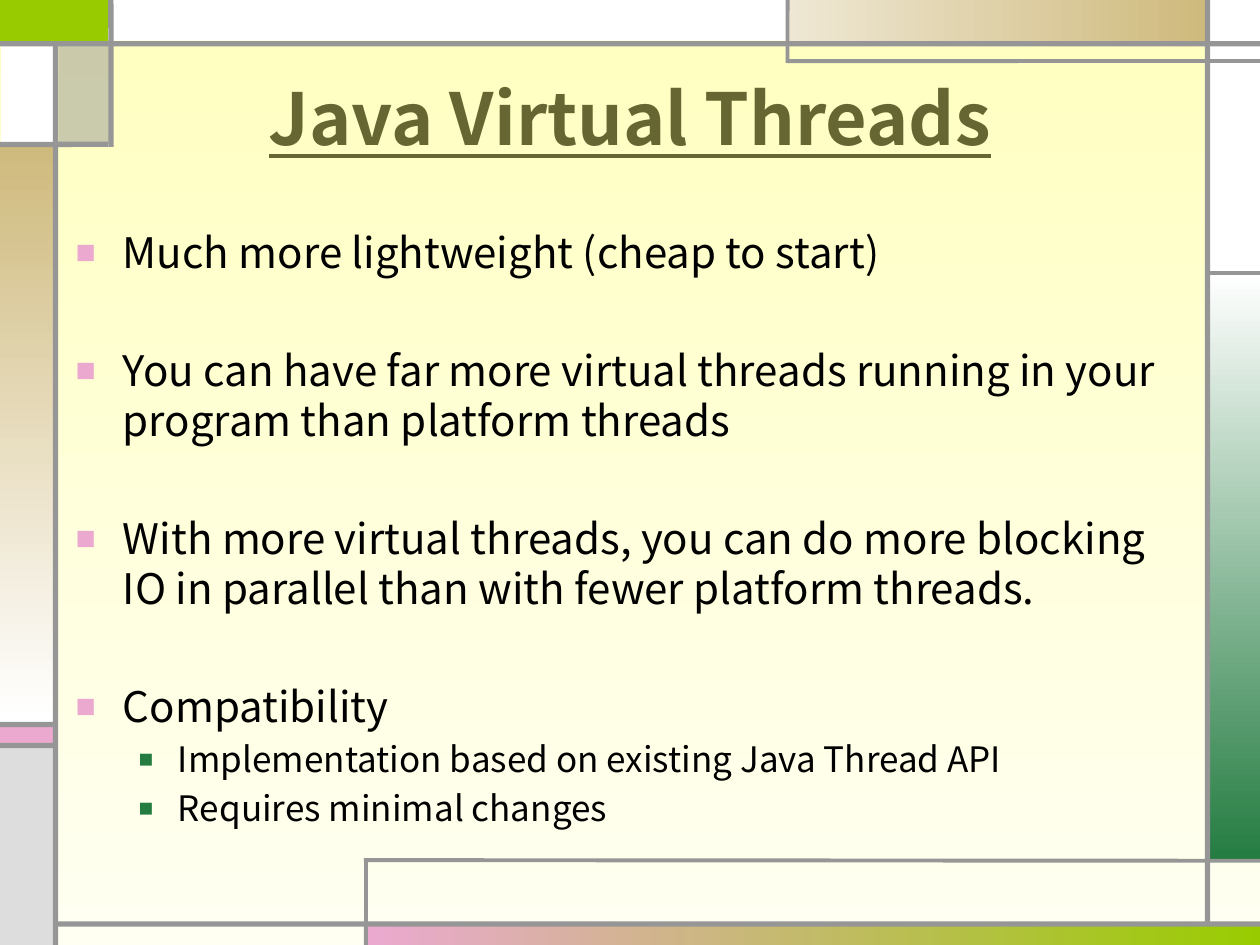
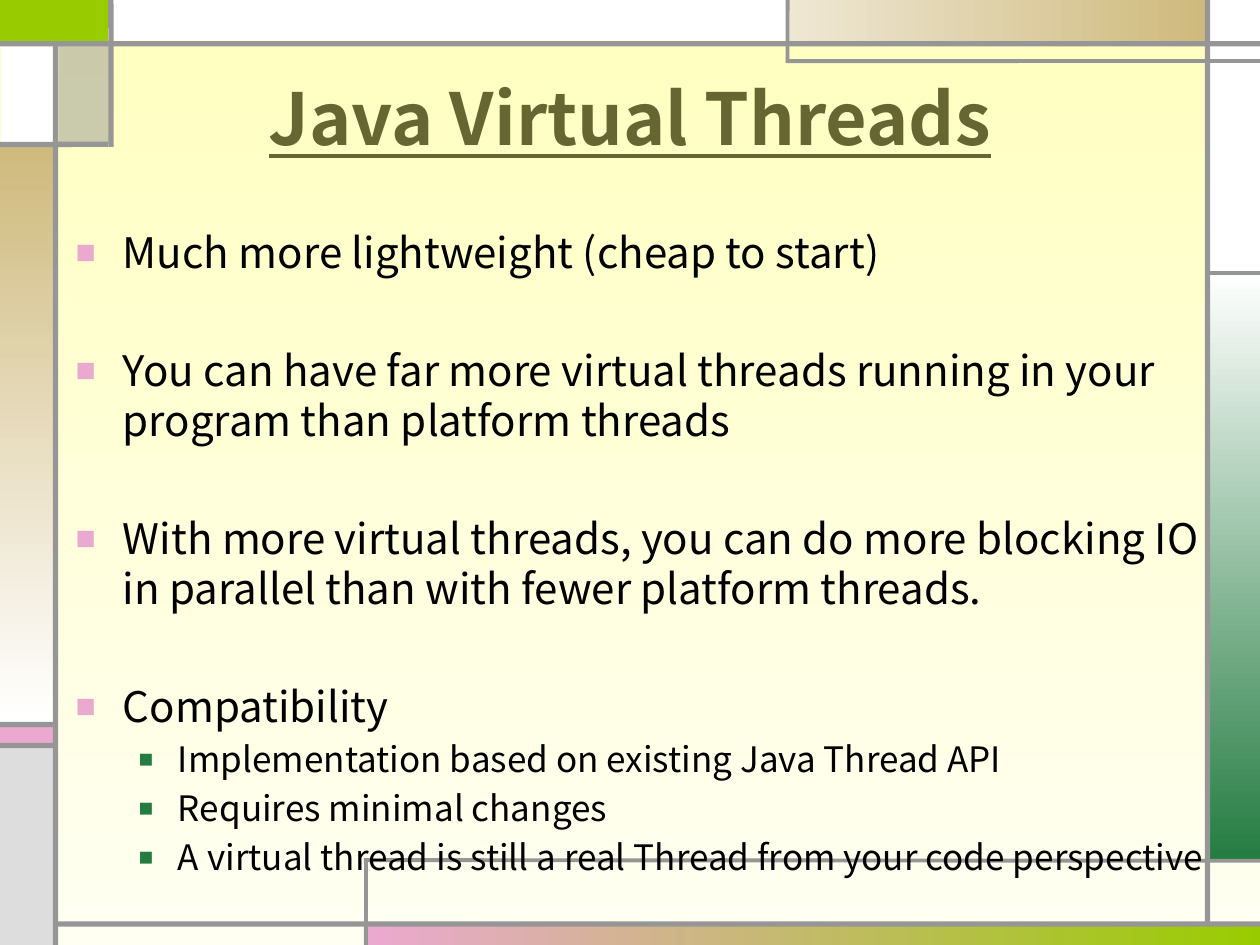
Before and after one commit to sohnbong/multicore26, a slide deck: slide 2 of multicore04-4-virtualthreads.pptx. Drawn at 1260x945 pixels with LibreOffice and Linux fonts; fonts in the diff are those of the drawing. Boxes give left, top, right and bottom in pixels: in the first picture for what was removed or moved away, otherwise in the second. Text is boxed around its words. In the diff, an @@ line names an element or a change of style, - is before the commit and + after.

```diff
--- a/multicore04-4-virtualthreads.pptx
+++ b/multicore04-4-virtualthreads.pptx
@@ text at (x1=178, y1=841, x2=1203, y2=880): paragraph added @@
+  ■ A virtual thread is still a real Thread from your code perspective
```
Also in this commit, not shown: 2 other slides changed, 1 slide added.
